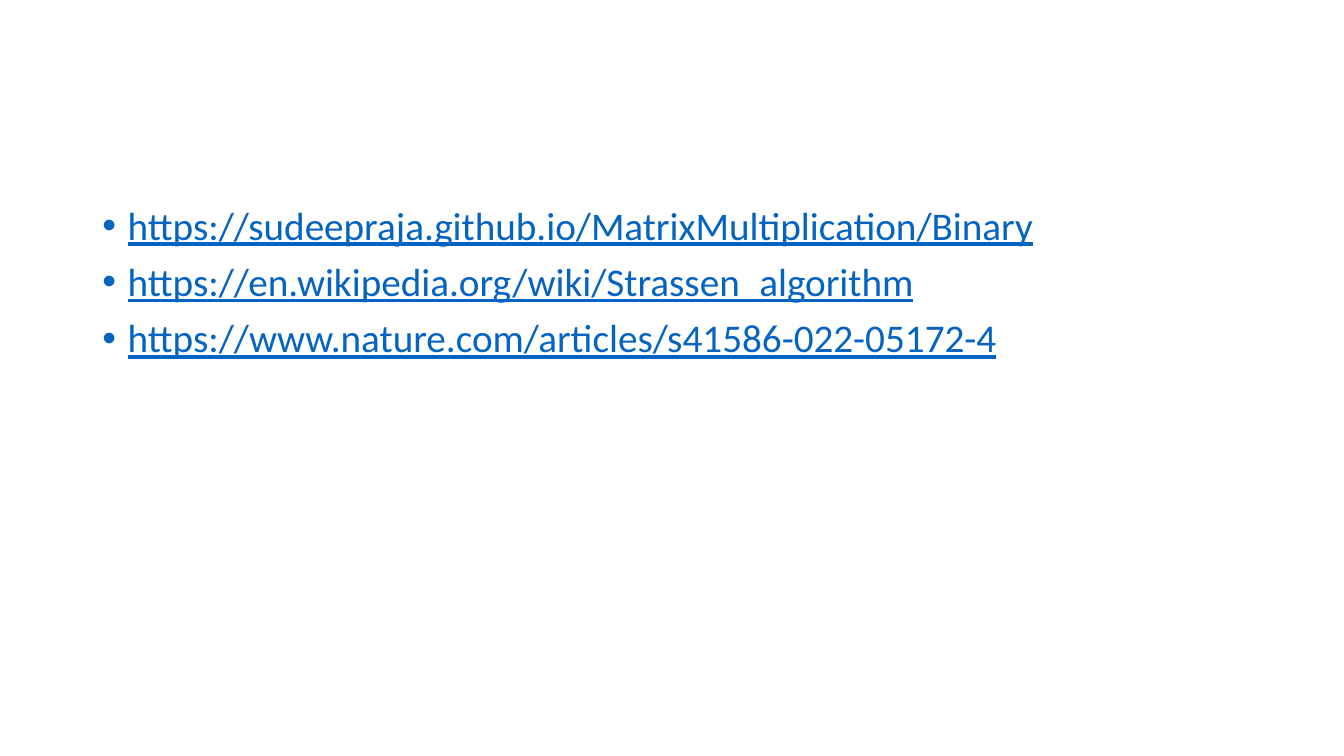
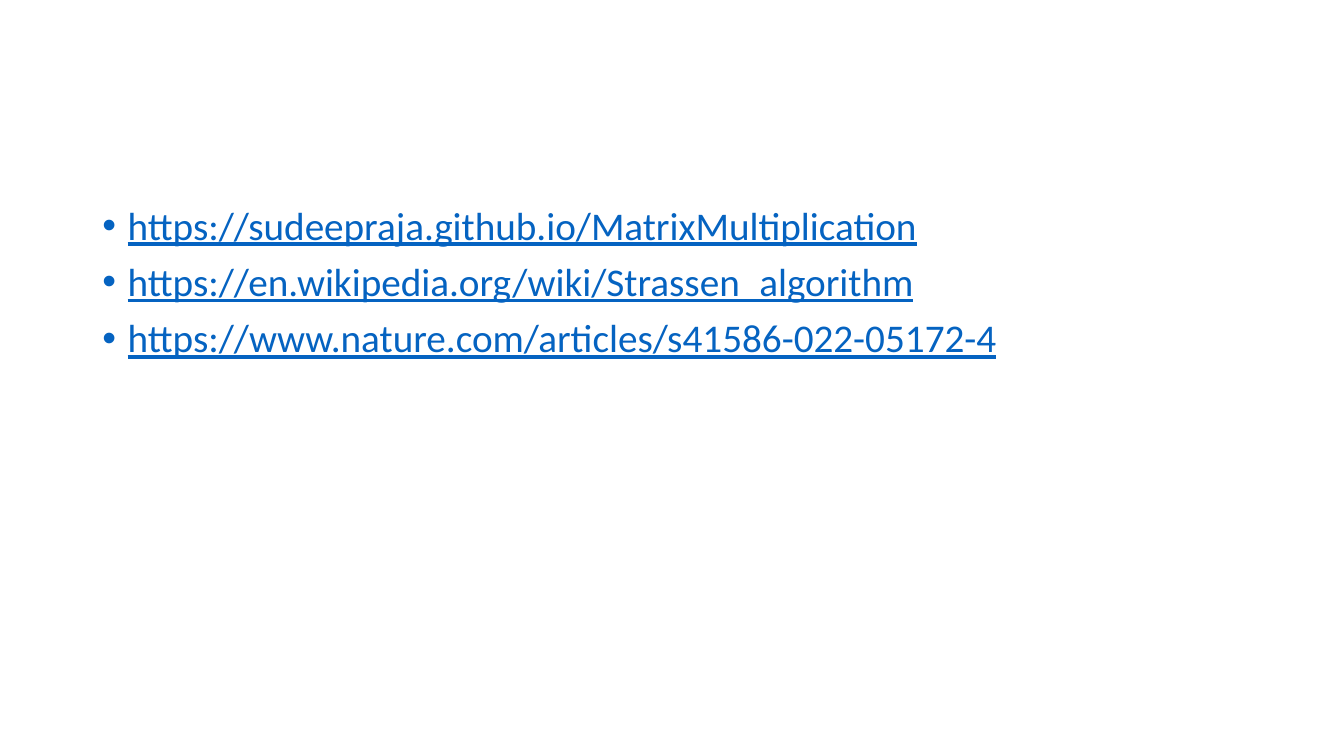
Before and after one commit to Fusion-thermo/Matrix-multiplication, a slide deck: slide 2 of Matrix multiplication.pptx. Drawn at 1344x756 pixels with LibreOffice and Linux fonts; fonts in the diff are those of the drawing. Boxes give left, top, right and bottom in pixels: in the first picture for what was removed or moved away, otherwise in the second. Text is boxed around its words. In the diff, an @@ line names an element or a change of style, - is before the commit and + after.

```diff
--- a/Matrix multiplication.pptx
+++ b/Matrix multiplication.pptx
@@ text at bbox=[128, 212, 917, 247]: text changed @@
-• https://sudeepraja.github.io/MatrixMultiplication/Binary
+• https://sudeepraja.github.io/MatrixMultiplication
```
Also in this commit, not shown: 1 other slide changed, 2 other files.
